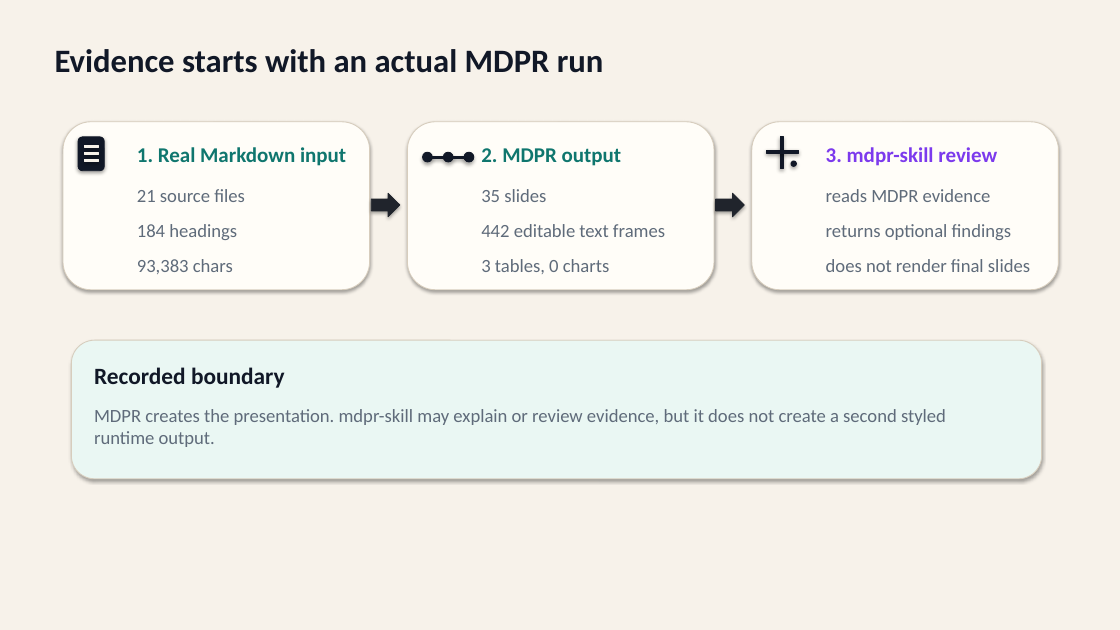
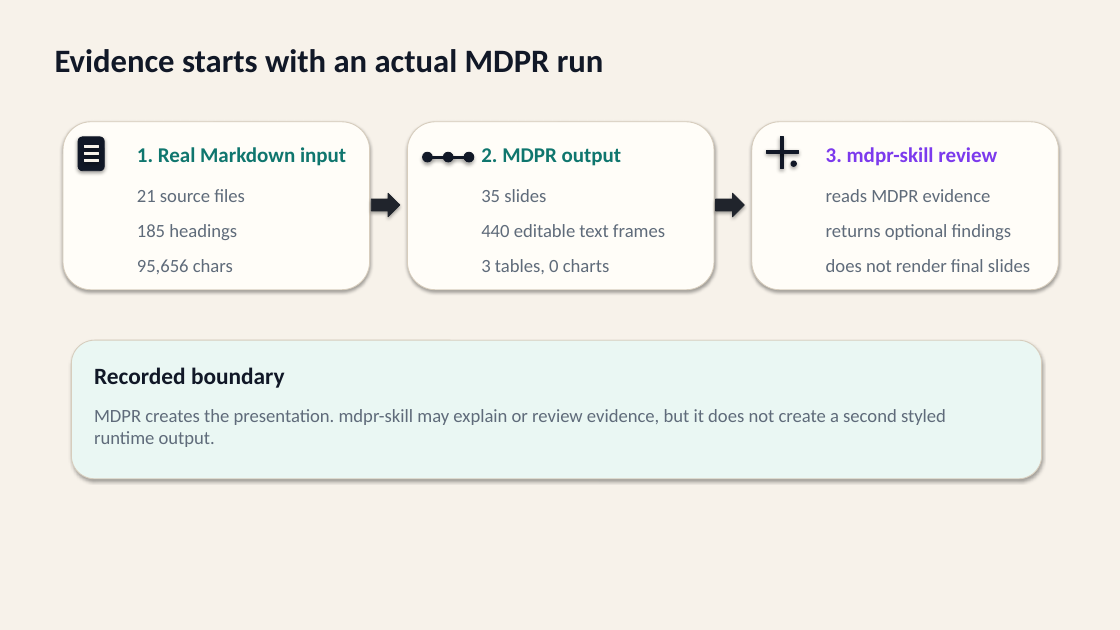
Before and after one commit to ch040602/mdpr-skill, a slide deck: slide 1 of artifacts/mdpr-vs-skill/mdpr-skill-from-actual-md-run.pptx. Drawn at 1120x630 pixels with LibreOffice and Linux fonts; fonts in the diff are those of the drawing. Boxes give left, top, right and bottom in pixels: in the first picture for what was removed or moved away, otherwise in the second. Text is boxed around its words. In the diff, an @@ line names an element or a change of style, - is before the commit and + after.

```diff
--- a/artifacts/mdpr-vs-skill/mdpr-skill-from-actual-md-run.pptx
+++ b/artifacts/mdpr-vs-skill/mdpr-skill-from-actual-md-run.pptx
@@ text at bbox=[137, 224, 237, 240]: text changed @@
-184 headings
+185 headings
@@ text at bbox=[481, 224, 665, 237]: text changed @@
-442 editable text frames
+440 editable text frames
@@ text at bbox=[137, 259, 233, 274]: text changed @@
-93,383 chars
+95,656 chars
```
Also in this commit, not shown: 2 other slides changed, 10 other files.
